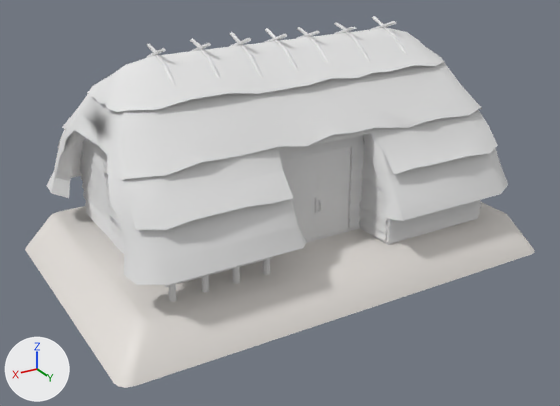
An edit to the FBX model Content/Buildings/Meshes/BarnConstruction04.fbx, drawn before and after from the same camera.
Both versions are drawn from a camera (50 mm lens) standing at (9.8, 16.36, 8.54) and looking at (0.28, 0.51, 0.61). Arrows for +X, +Y and +Z are at lower left; the lights stay in place. Where no turn or scale is listed for an object, it has been applied to the vertices.

Names of what the first picture shows: 'BarnConstruction04'.
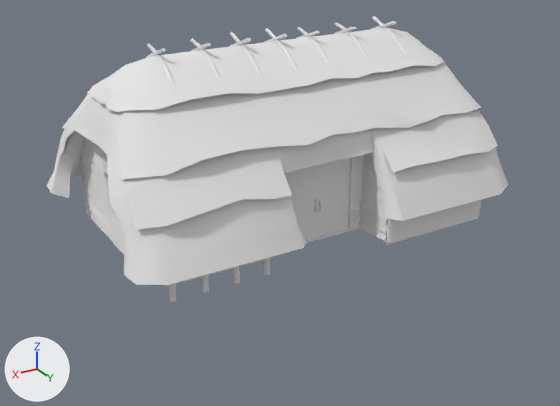
Changed parts and their boxes [x1, y1, x2, y2] in the pictures (560 x 406 px):
'BarnConstruction04', reshaped (9% narrower, 23% shorter)
    before: [25, 16, 535, 388]
    after: [46, 16, 508, 302]
part 1 of me_barnconstruction04_002, deleted
    before: [25, 202, 535, 388]
part 2 of me_barnconstruction04_002, built on
    before: [136, 92, 498, 230]
    after: [129, 86, 498, 230]

Edits to the bpy script that builds the scene:
```text
Change me_barnconstruction04_002:
    used by ob_barnconstruction04; location = (0.0, 0.0, 0.0)
    remove me_barnconstruction04_002.from_pydata(...)  # 2871 vertices, 5365 faces; spans x -5.98..5.98, y -3.79..3.79, z -1.0..4.93
    add me_barnconstruction04_002.from_pydata(...)  # 2880 vertices, 2889 faces; spans x -5.31..5.34, y -3.48..3.41, z 0.0..4.93
    me_barnconstruction04_002 part 1: the loose piece of 32 vertices spanning x -5.98..5.98, y -3.79..3.79, z -1.0..0.0 is deleted
    me_barnconstruction04_002 part 2: 13 vertices moved from x -4.45..4.45, y 2.39..3.08, z 1.88..2.9 to x -4.44..4.44, y 2.33..3.04, z 1.92..2.95; 2 vertices removed from x 0.64..2.33, y 2.25..2.28, z 2.75..2.82; 43 vertices added at x -5.01..4.28, y 2.16..2.6, z 0.79..2.97
    remove me_barnconstruction04_002.materials.append(mat_grassfloor)  # white #e7e2dd
```
